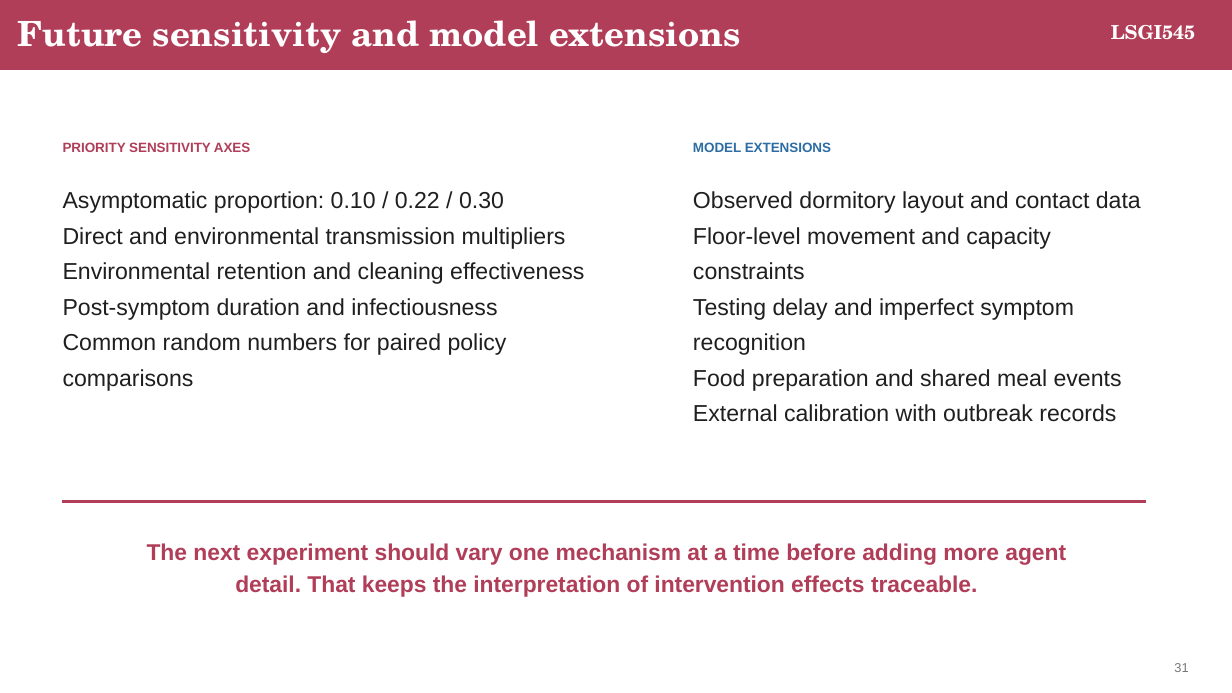
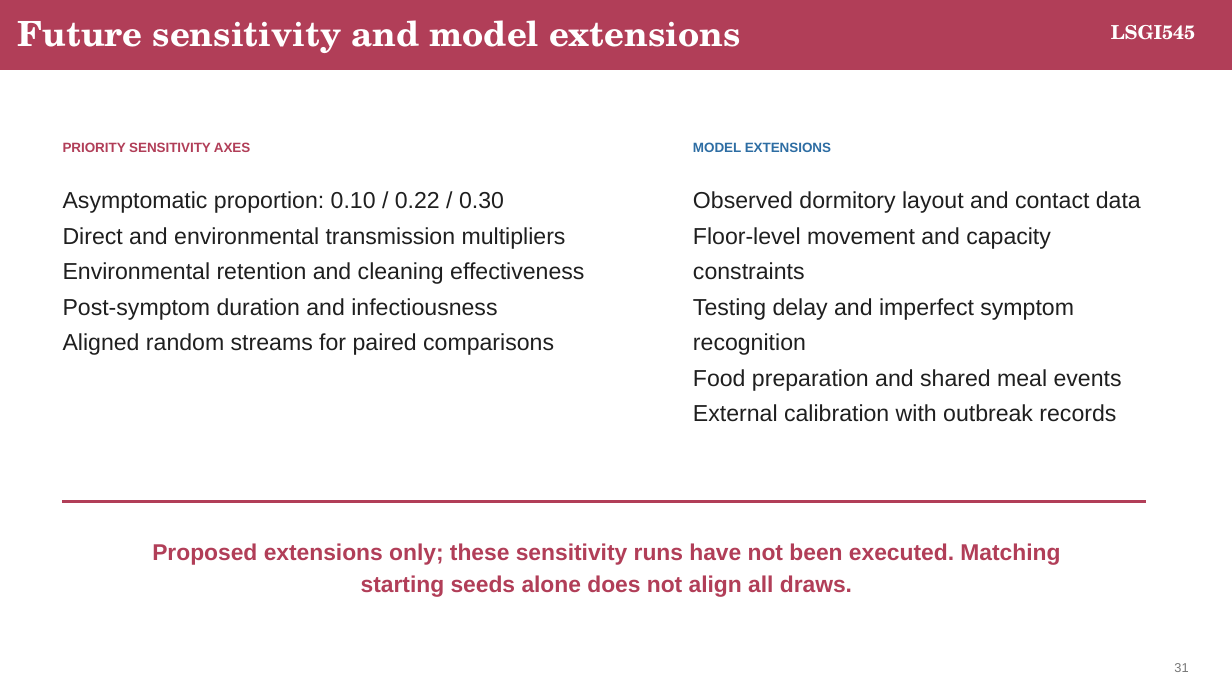
Before and after one commit to LIUXiaolu424/LSGI545-Group26, a slide deck: slide 31 of group_report_presentation/output/Norovirus_Dormitory_ABM_Group_Presentation.pptx. Drawn at 1232x693 pixels with LibreOffice and Linux fonts; fonts in the diff are those of the drawing. Boxes give left, top, right and bottom in pixels: in the first picture for what was removed or moved away, otherwise in the second. Text is boxed around its words. In the diff, an @@ line names an element or a change of style, - is before the commit and + after.

Commit message:
Correct submission references, parameter assumptions and result interpretation

```diff
--- a/group_report_presentation/output/Norovirus_Dormitory_ABM_Group_Presentation.pptx
+++ b/group_report_presentation/output/Norovirus_Dormitory_ABM_Group_Presentation.pptx
@@ text at [63, 333, 554, 355]: text changed @@
-Common random numbers for paired policy comparisons
+Aligned random streams for paired comparisons
@@ text at [152, 543, 1060, 596]: text changed @@
-The next experiment should vary one mechanism at a time before adding more agent detail. That keeps the interpretation of intervention effects traceable.
+Proposed extensions only; these sensitivity runs have not been executed. Matching starting seeds alone does not align all draws.
```
Also in this commit, not shown: 18 other slides changed, 7 other files.
